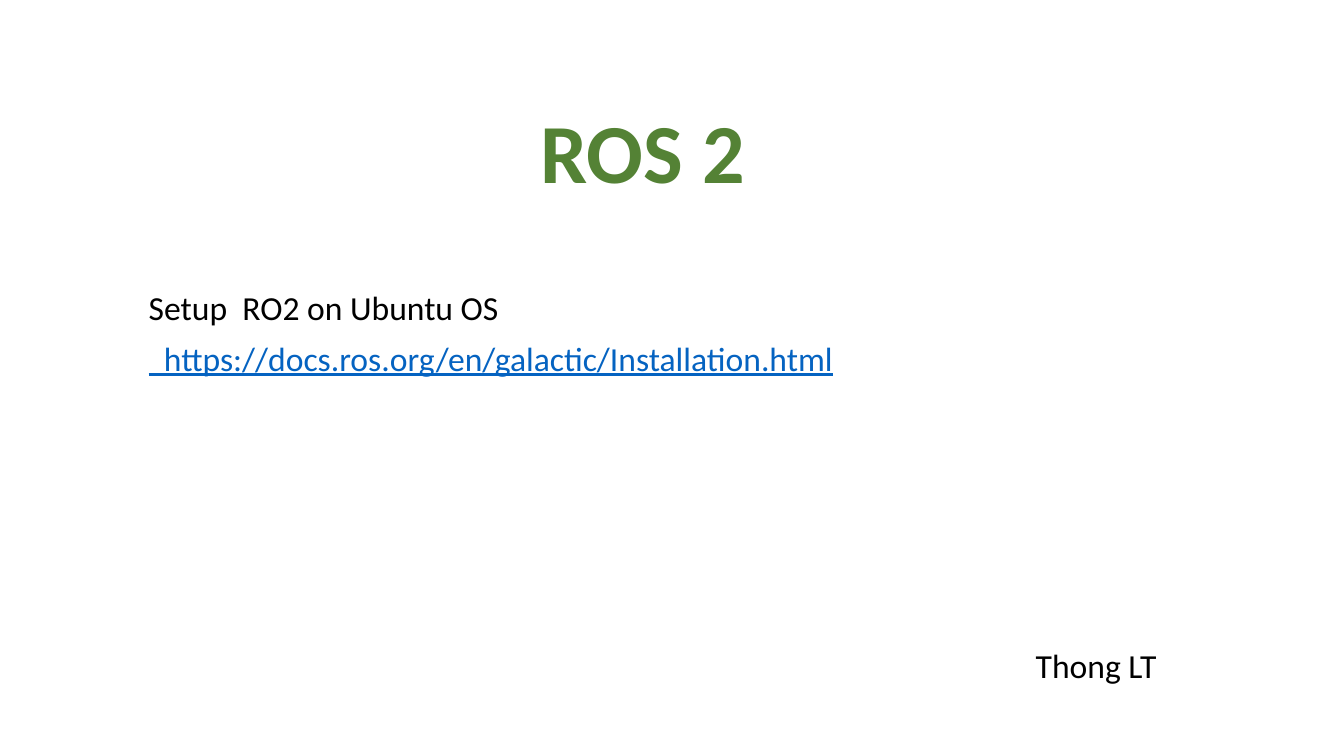
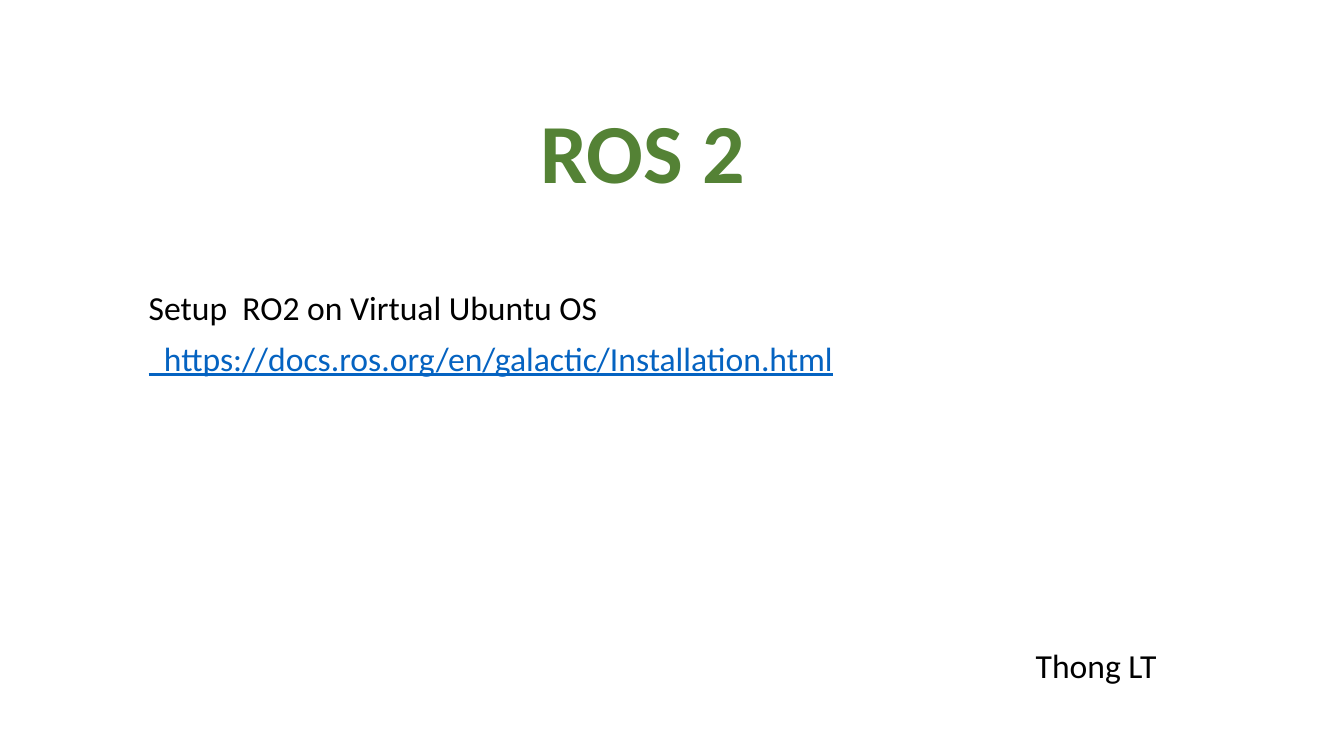
Before and after one commit to letrthong/ros2, a slide deck: slide 1 of ros2.pptx. Drawn at 1344x756 pixels with LibreOffice and Linux fonts; fonts in the diff are those of the drawing. Boxes give left, top, right and bottom in pixels: in the first picture for what was removed or moved away, otherwise in the second. Text is boxed around its words. In the diff, an @@ line names an element or a change of style, - is before the commit and + after.

```diff
--- a/ros2.pptx
+++ b/ros2.pptx
@@ text at box(149, 296, 597, 326): text changed @@
-Setup RO2 on Ubuntu OS
+Setup RO2 on Virtual Ubuntu OS
```
Also in this commit, not shown: 2 other slides changed.
